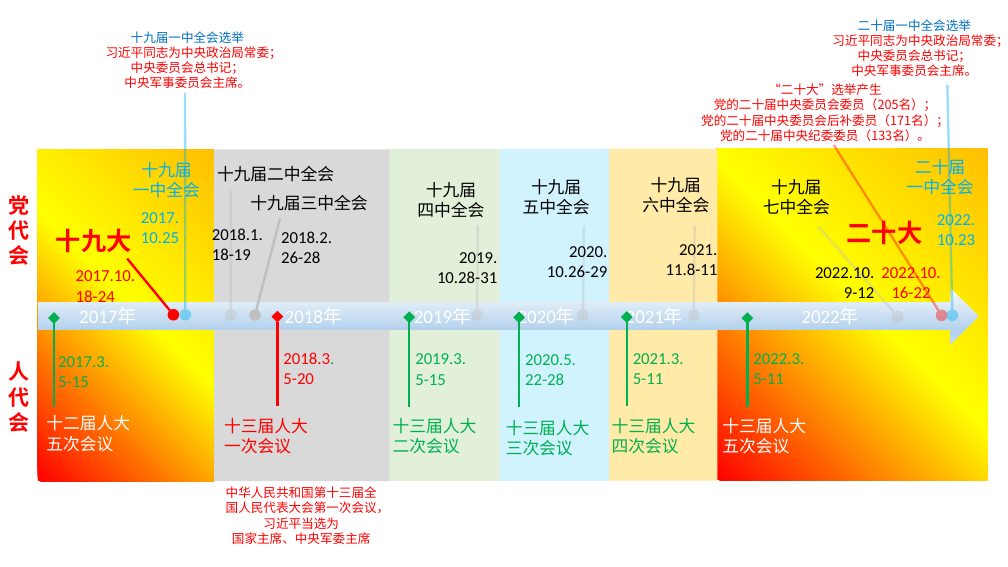
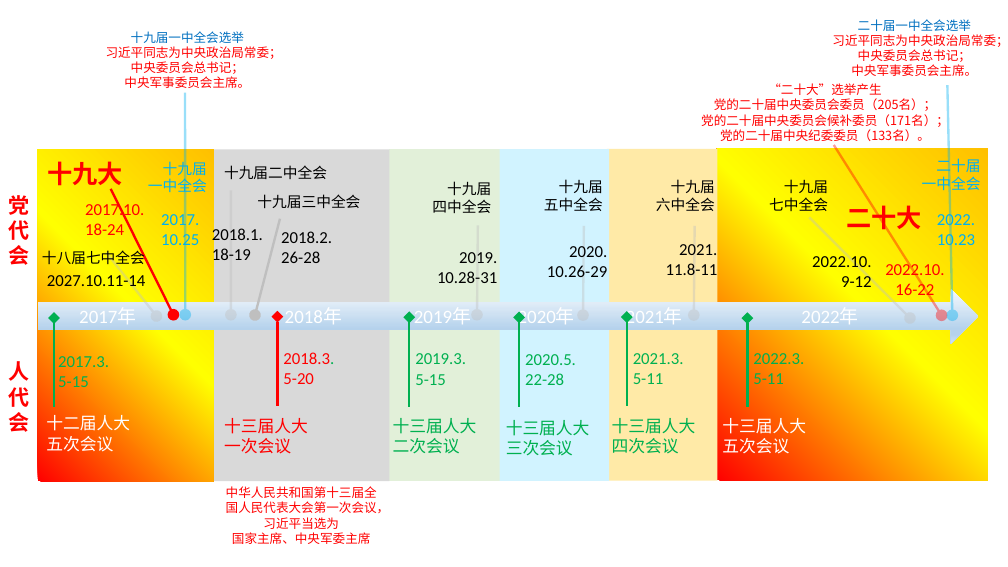
Before and after one commit to PhDMeiwp/PhDMeiwp.github.io, a slide deck: slide 1 of 什么是党代会、人大会、两会？什么是几大、几届几中全会？/党代会时间轴.pptx. Drawn at 1008x567 pixels with LibreOffice and Linux fonts; fonts in the diff are those of the drawing. Boxes give left, top, right and bottom in pixels: in the first picture for what was removed or moved away, otherwise in the second. Text is boxed around its words. In the diff, an @@ line names an element or a change of style, - is before the commit and + after.

```diff
--- a/什么是党代会、人大会、两会？什么是几大、几届几中全会？/党代会时间轴.pptx
+++ b/什么是党代会、人大会、两会？什么是几大、几届几中全会？/党代会时间轴.pptx
@@ text at (701,111,949,128): text changed @@
-党的二十届中央委员会后补委员（171名）；
+党的二十届中央委员会候补委员（171名）；
@@ text "十九大" rewrapped from (56,228,132,253) to (47,161,123,190) @@
@@ text "十九届二中全会" at (224,165,327,179): size 16 to 14 pt @@
@@ size 16 to 14 pt; alignment centre to right in 6 elements at (656,179,715,211), (148,159,207,196), (922,156,981,193), (432,181,491,213), (544,179,603,211), (769,179,828,211) @@
@@ text "2017.10." rewrapped from (76,268,135,306) to (85,202,144,235) @@
@@ arrow moved from (173, 315) - (127, 259) to (173, 315) - (110, 189) @@
@@ text "2017." rewrapped from (141,212,179,243) to (161,212,199,250) @@
@@ text "十九届三中全会" at (257,194,360,208): size 16 to 14 pt @@
@@ text "二十大": place and size @@
-text "二十大" at (847,216,923,249)
+text "二十大" at (846,201,922,234)
@@ arrow moved from (898, 317) - (819, 227) to (910, 318) - (809, 218) @@
@@ text added at (42,248,145,267), 14 pt, text #000000 @@
+十八届七中全会
@@ arrow added from (107, 253) to (157, 316), #BFBFBF 2.25 pt @@
@@ text "2022.10.": place and size @@
-text "2022.10." at (815,264,875,298)
+text "2022.10." at (812,253,872,287)
@@ text "2022.10.": place and size @@
-text "2022.10." at (881,264,940,300)
+text "2022.10." at (885,262,944,300)
@@ text added at (47,272,145,290), 16 pt, text #000000 @@
+2027.10.11-14
```
Also in this commit, not shown: 4 other files.
